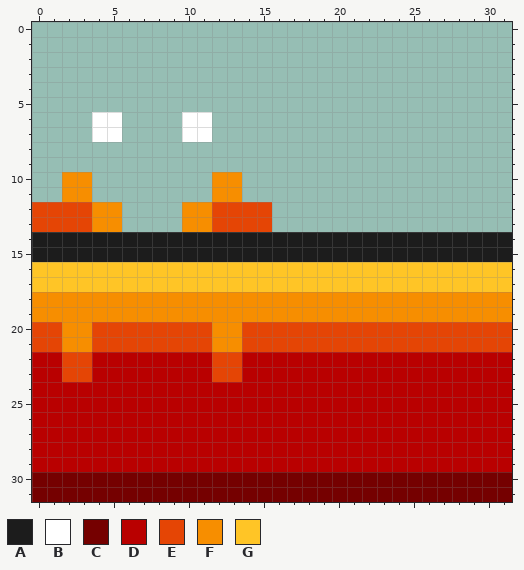
File history of a pixel-art sprite, Unit 3 Fisica Platformer/data/mario_terrain/lava2.png. The picture above is the old version.
The file is 32x32 pixels. Colours within 5 levels of each other are drawn and written as one.
Palette (. is transparent): A #1c1c1c  B #ffffff  C #750000  D #b90000  E #e54505  F #f78e00  G #ffc526
After:
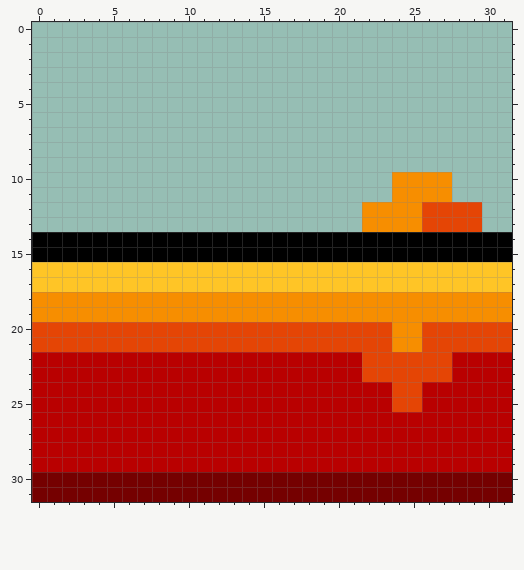
The exact change:
Colour A changes from #1c1c1c to #000000.
Colour D replaces colour E in rows 22 to 23 at x 2 to 3 and 12 to 13.
Colour E is added in rows 12 to 13 at x 26 to 29.
Colour E replaces colour D in rows 22 to 23 at x 22 to 27; in rows 24 to 25 at x 24 to 25.
Colour E replaces colour F in rows 20 to 21 at x 2 to 3 and 12 to 13.
Colour F is added in rows 10 to 11 at x 24 to 27; in rows 12 to 13 at x 22 to 25.
Colour F replaces colour E in rows 20 to 21 at x 24 to 25.
The edit erases colour B in rows 6 to 7 at x 4 to 5 and 10 to 11.
The edit erases colour E in rows 12 to 13 at x 0 to 3 and 12 to 15.
The edit erases colour F in rows 10 to 11 at x 2 to 3 and 12 to 13; in rows 12 to 13 at x 4 to 5 and 10 to 11.
Changed places in both pictures, as pixel boxes (x1, y1, x2, y2):
changed: (32, 112, 512, 412)
